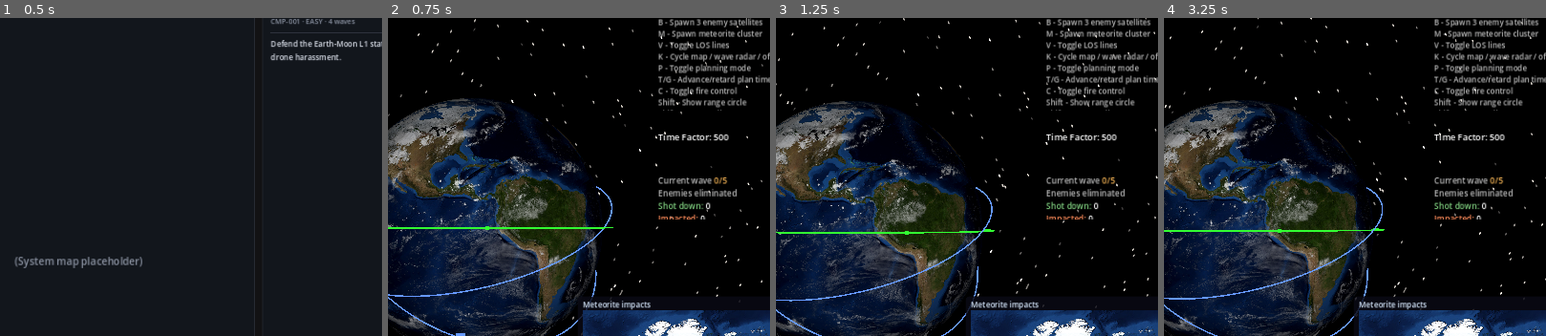
Above: before the commit, frames 1-4 (left to right).
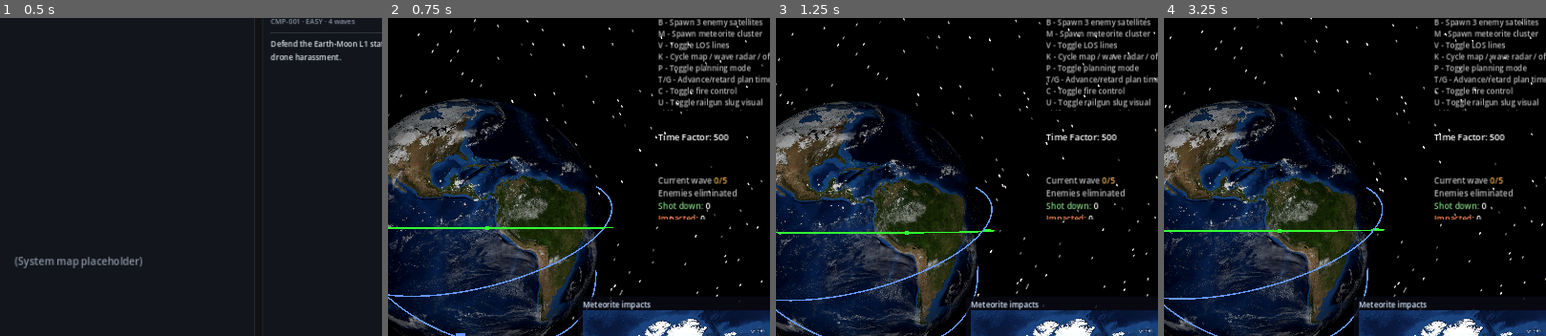
Above: after the commit, the same moments.

Repository: mellenburg/game
Game: Godot game, scene res://scenes/menu.tscn
The game is run twice, just before and just after one commit, with the same random seed, the same clock (stepped at 60 frames per second) and the same inputs.
Inputs (mouse positions are % of the whole screen's width and height, from its top left):
- Up to frame 1 (0.5 s): no input
- Up to frame 2 (0.75 s): click "LAUNCH ▶" at 0.5 s
- Up to frame 3 (1.25 s): no input
- Up to frame 4 (3.25 s): tap Enter (end_game) at 1.25 s; move the mouse to (55, 50) at 1.27 s; hold W (move_forward) 1.28-2 s; tap U (toggle_slug_render, bound only after the commit) at 1.35 s; click (55, 50) at 1.42 s; click "Acknowledge ▶" at 2 s; click "LAUNCH ▶" at 2.75 s
The pictures show only the part of the screen within x 38-88%, y 17-67%; the shares and areas given below are measured in that part.

Frame 1 is identical in both runs. In frame 2, 0.4% of the frame differs, in the area x 70-98%, y 25-30%; in frame 3, 0.4%; in frame 4, 0.4%.

Commit message:
Render railgun slugs as moving projectiles (toggleable)
Adds a SlugRenderer that draws each railgun shot as a tracer-style
streak traveling at the weapon's muzzle velocity (10 km/sim-sec)
from attacker → snapshot target along the launch ray. The streak
is a short cylinder shaded unshaded-additive so it reads bright
against space and has the camera-blur tracer look in motion.

Slug kinematics use sim time (not wall time), so the visual is
physics-honest: at default time_factor=500 a 500 km LEO engagement
reads as a quick flash (~100 ms wall), a 5 000 km cross-orbit shot
glides for ~1 s, and a 50 000 km cross-shell shot stretches into
a visible glide. The simulation already applied damage at fire-
time; the slug visual is purely cosmetic.

CombatController routes the visual: railguns go through SlugRenderer
when the operator has slug-render enabled (the default), or fall
back to BeamRenderer's instant beam when disabled. Lasers always
beam regardless. The user can flip the mode at runtime with `U`
("toggle railgun slug visual" — the keybind appears in the in-
game help). Toggling off clears any in-flight slugs so they don't
linger past the visual surface they live on.

Tests pin the kinematic helpers (traveled distance, arrival
predicate, muzzle-velocity-vs-RailgunWeapon parity) and the
empty-state lifecycle contract (active_slug_count, clear_all).

Diff:
--- a/godot/project.godot
+++ b/godot/project.godot
@@ -145,6 +145,10 @@
 "deadzone": 0.5,
 "events": [Object(InputEventKey,"resource_local_to_scene":false,"resource_name":"","device":-1,"window_id":0,"alt_press …(191 unchanged characters)…
 }
+toggle_slug_render={
+"deadzone": 0.5,
+"events": [Object(InputEventKey,"resource_local_to_scene":false,"resource_name":"","device":-1,"window_id":0,"alt_pressed":false,"shift_pressed":false,"ctrl_pressed":false,"meta_pressed":false,"pressed":false,"keycode":0,"physical_keycode":85,"key_label":0,"unicode":0,"location":0,"echo":false,"script":null)]
+}
 pause_game={
 "deadzone": 0.5,
 "events": [Object(InputEventKey,"resource_local_to_scene":false,"resource_name":"","device":-1,"window_id":0,"alt_press …(196 unchanged characters)…
--- a/godot/scenes/main.tscn
+++ b/godot/scenes/main.tscn
@@ -13,6 +13,7 @@
 [ext_resource type="Script" path="res://scripts/threat_alert.gd" id="11_threat_alert"]
 [ext_resource type="Script" path="res://scripts/pause_menu.gd" id="12_pause_menu"]
 [ext_resource type="Script" path="res://scripts/end_game_overlay.gd" id="13_end_game"]
+[ext_resource type="Script" path="res://scripts/slug_renderer.gd" id="14_slugs"]
 
 [sub_resource type="ShaderMaterial" id="ShaderMat_sky"]
 shader = ExtResource("7_sky")
@@ -59,6 +60,9 @@
 
 [node name="BeamRenderer" type="Node3D" parent="."]
 script = ExtResource("6_beams")
+
+[node name="SlugRenderer" type="Node3D" parent="."]
+script = ExtResource("14_slugs")
 
 [node name="RangeCircle" type="MeshInstance3D" parent="."]
 script = ExtResource("9_range_circle")
@@ -159,6 +163,7 @@
 P - Toggle planning mode
 T/G - Advance/retard plan time
 C - Toggle fire control
+U - Toggle railgun slug visual
 Shift - Show range circle
 Shift+Up/Dn - Adjust engage range
 Esc - Release mouse[/color][/font_size]"
--- a/godot/scripts/combat_controller.gd
+++ b/godot/scripts/combat_controller.gd
@@ -11,16 +11,46 @@
 
 const Satellite = preload("res://scripts/satellite.gd")
 const Weapon = preload("res://scripts/weapons/weapon.gd")
+const RailgunWeapon = preload("res://scripts/weapons/railgun_weapon.gd")
 const HUD = preload("res://scripts/hud.gd")
 const BeamRenderer = preload("res://scripts/beam_renderer.gd")
+const SlugRenderer = preload("res://scripts/slug_renderer.gd")
 
 var _hud: HUD = null
 var _beam_renderer: BeamRenderer = null
+var _slug_renderer: SlugRenderer = null
+# Operator-toggled (U): when true, railgun fires spawn moving slug
+# projectiles via SlugRenderer; when false, railguns route through
+# BeamRenderer like lasers do (the legacy instant-beam visual). Lasers
+# always go through BeamRenderer regardless of this flag.
+var _slug_render_enabled: bool = true
 
 
-func setup(hud: HUD, beam_renderer: BeamRenderer) -> void:
+func setup(
+	hud: HUD,
+	beam_renderer: BeamRenderer,
+	slug_renderer: SlugRenderer,
+) -> void:
 	_hud = hud
 	_beam_renderer = beam_renderer
+	_slug_renderer = slug_renderer
+
+
+## Operator toggle: route railgun fires through SlugRenderer (true) or
+## fall back to BeamRenderer (false). Dropping out of slug-mode
+## clears any in-flight slugs so they don't linger after the visual
+## surface is silenced; the inverse transition has nothing to clear
+## (BeamRenderer's lasers tick down on their own).
+func set_slug_render_enabled(enabled: bool) -> void:
+	if _slug_render_enabled == enabled:
+		return
+	_slug_render_enabled = enabled
+	if not enabled and _slug_renderer != null:
+		_slug_renderer.clear_all()
+
+
+func is_slug_render_enabled() -> bool:
+	return _slug_render_enabled
 
 
 # Charge each satellite's energy pool, then either fire each weapon
@@ -51,7 +81,13 @@
 				if target != null and w.fire(sat, target, sim_delta):
 					fired = true
 					_hud.register_hit(sat, target)
-					_beam_renderer.register_fire(sat, w_idx, target)
+					# Route the visual: railguns get the moving-slug
+					# treatment when the operator's enabled it,
+					# otherwise the legacy beam. Lasers always beam.
+					if w is RailgunWeapon and _slug_render_enabled:
+						_slug_renderer.register_fire(sat, target, sim_time)
+					else:
+						_beam_renderer.register_fire(sat, w_idx, target)
 			if not fired:
 				w.tick(sim_delta)
 
--- a/godot/scripts/earth_system.gd
+++ b/godot/scripts/earth_system.gd
@@ -15,6 +15,7 @@
 const OrbitCamera = preload("res://scripts/orbit_camera.gd")
 const EarthOrbit = preload("res://scripts/earth_orbit.gd")
 const BeamRenderer = preload("res://scripts/beam_renderer.gd")
+const SlugRenderer = preload("res://scripts/slug_renderer.gd")
 const ImpactTracker = preload("res://scripts/impact_tracker.gd")
 const ImpactMap = preload("res://scripts/impact_map.gd")
 const RadarMap = preload("res://scripts/radar_map.gd")
@@ -132,6 +133,7 @@
 @onready var satellite_container: Node3D = $Satellites as Node3D
 @onready var planning_container: Node3D = $PlanningSatellites as Node3D
 @onready var beam_renderer: BeamRenderer = $BeamRenderer as BeamRenderer
+@onready var slug_renderer: SlugRenderer = $SlugRenderer as SlugRenderer
 @onready var range_circle: RangeCircle = $RangeCircle as RangeCircle
 @onready var impact_map: ImpactMap = $CanvasLayer/HUD/ImpactMap as ImpactMap
 @onready var radar_map: RadarMap = $CanvasLayer/HUD/RadarMap as RadarMap
@@ -178,7 +180,7 @@
 
 	combat_controller = CombatController.new()
 	add_child(combat_controller)
-	combat_controller.setup(hud, beam_renderer)
+	combat_controller.setup(hud, beam_renderer, slug_renderer)
 
 	if radar_map != null:
 		radar_map.waves = spawn_director.meteorite_waves
@@ -405,6 +407,11 @@
 		else:
 			sat.advance_time(sim_delta)
 	combat_controller.process_combat(real_satellites, sim_time, sim_delta)
+	# Advance any in-flight railgun slugs on the same sim clock the
+	# combat tick just advanced — register_fire calls inside
+	# process_combat above stamp new slugs with this sim_time, so the
+	# tick() right after sees them at progress 0 (no missed frames).
+	slug_renderer.tick(sim_time)
 	_remove_dead_satellites()
 
 	if planning_mode:
@@ -698,6 +705,15 @@
 			_toggle_targeting_mode_on_selected()
 	if Input.is_action_just_pressed("toggle_railgun"):
 		_toggle_railgun_on_all()
+	if Input.is_action_just_pressed("toggle_slug_render"):
+		# Visual-only toggle — the simulation has already applied damage
+		# at fire-time. Off ⇒ railguns route through the laser-style
+		# beam visual (less busy when many guns are firing); On ⇒
+		# moving slug projectiles. CombatController owns the flag so
+		# the routing decision stays where the visuals are dispatched.
+		combat_controller.set_slug_render_enabled(
+			not combat_controller.is_slug_render_enabled()
+		)
 
 
 # Toggle fire-control mode on the active player satellite. Mutates
--- /dev/null
+++ b/godot/scripts/slug_renderer.gd
@@ -0,0 +1,269 @@
+class_name SlugRenderer
+extends Node3D
+## 3D railgun-slug visuals — a moving projectile, in contrast to the
+## BeamRenderer's instant attacker→target line. Spawned by
+## CombatController on a successful railgun fire when the operator has
+## slug-render enabled (toggle: `U`); when disabled the railgun routes
+## back to BeamRenderer so the visual matches the laser.
+##
+## Each slug travels in *sim time* at the weapon's muzzle velocity
+## (RailgunWeapon.MUZZLE_VELOCITY_M_S) — physics-honest motion, so a
+## 500 km LEO engagement at default time_factor=500 reads as a quick
+## tracer flash, while a 50 000 km cross-shell shot stretches into a
+## visible glide. The simulation has already applied damage at fire-
+## time; the slug visual is purely cosmetic.
+##
+## Lifecycle:
+##   - register_fire spawns a slug with origin / direction / distance
+##     captured at the moment of fire.
+##   - Each tick, advance the slug by (sim_time - fire_sim_time) ×
+##     muzzle velocity. Despawn once the slug has covered its launch
+##     distance (it would have arrived).
+##   - Attacker dying despawns its slugs immediately (the simulation
+##     side has no follow-up shots to render).
+##
+## A single CylinderMesh is shared across every slug; per-slug
+## StandardMaterial3D is allocated once at spawn so _process only
+## mutates transform + alpha (see CLAUDE.md "cache meshes and
+## materials").
+
+const Satellite = preload("res://scripts/satellite.gd")
+const RailgunWeapon = preload("res://scripts/weapons/railgun_weapon.gd")
+
+# Slug muzzle velocity in km / sim-second. Stored as a Satellite-frame
+# constant so the kinematic helpers below don't need to know about
+# RailgunWeapon's m/s convention. Equal to MUZZLE_VELOCITY_M_S × 1e-3.
+const MUZZLE_VELOCITY_KMS: float = RailgunWeapon.MUZZLE_VELOCITY_M_S * 1.0e-3
+
+# Visual: a short cylindrical streak whose leading edge is the slug's
+# current sim-time position. The trail length is in scene units
+# (1 unit = 1000 km), sized so even a fast tracer reads as a streak
+# rather than a point — at the camera's typical 38-unit orbit, 0.6
+# units spans ~25 px, comparable to a tracer round on a war film.
+const TRAIL_LENGTH_SCENE: float = 0.6
+const SLUG_RADIUS_SCENE: float = 0.04
+# Hot orange-yellow with a brighter core. The unshaded material reads
+# as self-luminous against dark space; against the lit Earth surface
+# it stands out by its saturation.
+const SLUG_COLOR := Color(1.0, 0.85, 0.45)
+# Wall-clock fade once the slug "arrives" at its target so the streak
+# doesn't snap off mid-screen. Short — the impact already flashed via
+# Satellite.flash_hit when fire() ran.
+const FADE_SECONDS: float = 0.08
+
+var _shared_mesh: CylinderMesh
+# key "<attacker_iid>:<seq>" → _Slug. seq increments per-attacker so
+# rapid back-to-back shots don't collide on the dictionary key.
+var _slugs: Dictionary = {}
+var _next_seq: int = 0
+# Latest sim-time the renderer was ticked with. Updated each
+# `_process_at_sim_time` call so register_fire can stamp new slugs
+# with the same clock the existing fleet runs on.
+var _sim_time: float = 0.0
+
+
+class _Slug:
+	var attacker_iid: int = 0
+	# ECI km — captured at fire time. The origin doesn't track the
+	# attacker because a slug has left the barrel: it carries on
+	# along its launch ray regardless of subsequent attacker motion.
+	var origin_eci: Vector3 = Vector3.ZERO
+	# Unit vector in ECI km. Same reason as origin — frozen at fire.
+	var direction_eci: Vector3 = Vector3.ZERO
+	# Total km the slug must cover to "arrive". Computed at fire time
+	# from the snapshot target position; the slug despawns once it
+	# has covered this distance.
+	var distance_km: float = 0.0
+	var fire_sim_time: float = 0.0
+	# Wall-clock instant at which the slug "arrived" (started fading).
+	# 0.0 until arrival; once non-zero the slug fades over FADE_SECONDS
+	# wall and then despawns.
+	var arrived_wall: float = 0.0
+	var inst: MeshInstance3D = null
+	var mat: StandardMaterial3D = null
+
+
+func _ready() -> void:
+	_shared_mesh = CylinderMesh.new()
+	# Unit cylinder: per-slug transform stretches Y to TRAIL_LENGTH and
+	# X/Z to SLUG_RADIUS. Same shared-mesh pattern as BeamRenderer.
+	_shared_mesh.height = 1.0
+	_shared_mesh.top_radius = 1.0
+	_shared_mesh.bottom_radius = 1.0
+	_shared_mesh.radial_segments = 8
+	_shared_mesh.rings = 1
+
+
+## Distance (km) the slug has traveled since fire, given the current
+## sim-clock reading. Pure helper for tests + the per-frame placement.
+## Negative gaps clamp to zero (paranoia — sim_time only advances).
+static func traveled_km(now_sim_time: float, fire_sim_time: float) -> float:
+	return maxf(0.0, (now_sim_time - fire_sim_time) * MUZZLE_VELOCITY_KMS)
+
+
+## Whether a slug fired at `fire_sim_time` over `distance_km` has
+## arrived at its target by `now_sim_time`. Used to gate the "stop
+## advancing, start fading" transition.
+static func has_arrived(
+	now_sim_time: float, fire_sim_time: float, distance_km: float,
+) -> bool:
+	return traveled_km(now_sim_time, fire_sim_time) >= distance_km
+
+
+## Spawn a slug from `attacker` aimed at `target`. CombatController
+## calls this when railgun fire() succeeded *and* slug-render is
+## enabled. Origin / direction / distance freeze at this instant —
+## the slug carries on along its launch ray regardless of subsequent
+## attacker motion, which is what a real kinetic projectile does.
+func register_fire(attacker: Satellite, target: Satellite, sim_time: float) -> void:
+	if attacker == null or target == null:
+		return
+	var origin: Vector3 = attacker.orbit.r
+	var to_target: Vector3 = target.orbit.r - origin
+	var distance: float = to_target.length()
+	if distance <= 0.0:
+		return
+	var slug := _Slug.new()
+	slug.attacker_iid = attacker.get_instance_id()
+	slug.origin_eci = origin
+	slug.direction_eci = to_target / distance
+	slug.distance_km = distance
+	slug.fire_sim_time = sim_time
+	slug.mat = _make_material()
+	slug.inst = _make_instance(slug.mat)
+	var key := "%d:%d" % [slug.attacker_iid, _next_seq]
+	_next_seq += 1
+	_slugs[key] = slug
+	# Place once on spawn so the first frame doesn't render a stale
+	# transform (the cylinder defaults to the origin until oriented).
+	_orient_slug(slug, 0.0, 1.0)
+
+
+## Advance every slug's position to `sim_time`. EarthSystem calls
+## this from _physics_process so slug motion uses the same clock the
+## simulation runs on — at high time_factor the slug whips across
+## visibly fast; at time_factor=1 it crawls at literal 10 km/s.
+func tick(sim_time: float) -> void:
+	_sim_time = sim_time
+	if _slugs.is_empty():
+		return
+	var now_wall := _wall_now()
+	var stale: Array[String] = []
+	for key: String in _slugs.keys():
+		var slug: _Slug = _slugs[key]
+		# Attacker freed / dead ⇒ no follow-up shots to render. Fading
+		# isn't worth tracking here because the kill flash on the
+		# attacker is the relevant feedback.
+		var attacker := instance_from_id(slug.attacker_iid) as Satellite
+		if attacker == null or not is_instance_valid(attacker) or not attacker.alive:
+			stale.append(key)
+			continue
+		var traveled := traveled_km(sim_time, slug.fire_sim_time)
+		var progress := clampf(traveled / slug.distance_km, 0.0, 1.0)
+		var alpha := 1.0
+		if traveled >= slug.distance_km:
+			# Arrived — start the fade. Stamp arrival wall-time once so
+			# subsequent frames use a stable reference for the fade ramp.
+			if slug.arrived_wall <= 0.0:
+				slug.arrived_wall = now_wall
+			var since_arrived := now_wall - slug.arrived_wall
+			if since_arrived >= FADE_SECONDS:
+				stale.append(key)
+				continue
+			alpha = 1.0 - (since_arrived / FADE_SECONDS)
+			progress = 1.0
+		_orient_slug(slug, progress, alpha)
+	for key: String in stale:
+		_despawn(key)
+
+
+## Currently-active slug count. Test affordance — the visual side
+## is hard to assert in headless runs, but the lifecycle bookkeeping
+## isn't.
+func active_slug_count() -> int:
+	return _slugs.size()
+
+
+## Drop every slug. Called when the operator toggles slug-render
+## off, so a magazine-empty trail of slugs doesn't linger on a
+## disabled visual surface. Safe to call when empty.
+func clear_all() -> void:
+	for key: String in _slugs.keys():
+		_despawn(key)
+	_slugs.clear()
+
+
+func _make_material() -> StandardMaterial3D:
+	var mat := StandardMaterial3D.new()
+	mat.shading_mode = BaseMaterial3D.SHADING_MODE_UNSHADED
+	mat.albedo_color = SLUG_COLOR
+	mat.transparency = BaseMaterial3D.TRANSPARENCY_ALPHA
+	mat.blend_mode = BaseMaterial3D.BLEND_MODE_ADD
+	mat.cull_mode = BaseMaterial3D.CULL_DISABLED
+	# Don't write depth so overlapping slugs don't fight each other.
+	# Depth-test still applies, so Earth still occludes a slug behind
+	# the planet.
+	mat.depth_draw_mode = BaseMaterial3D.DEPTH_DRAW_DISABLED
+	return mat
+
+
+func _make_instance(mat: StandardMaterial3D) -> MeshInstance3D:
+	var inst := MeshInstance3D.new()
+	inst.mesh = _shared_mesh
+	inst.material_override = mat
+	inst.cast_shadow = GeometryInstance3D.SHADOW_CASTING_SETTING_OFF
+	add_child(inst)
+	return inst
+
+
+func _orient_slug(slug: _Slug, progress: float, alpha: float) -> void:
+	# Leading edge: where the slug currently is. The trail extends
+	# TRAIL_LENGTH_SCENE units behind the lead along the launch ray.
+	# Both ends are drawn even when the trail would clip behind the
+	# origin (early frames) — visually the streak just grows out of
+	# the muzzle, which reads as a launch flash.
+	var lead_eci: Vector3 = slug.origin_eci + slug.direction_eci * (
+		progress * slug.distance_km
+	)
+	var lead := lead_eci * Satellite.SCENE_SCALE
+	var tail := lead - slug.direction_eci * TRAIL_LENGTH_SCENE
+	var center := (lead + tail) * 0.5
+	var dir := lead - tail
+	var length := dir.length()
+	if length < 1.0e-6:
+		slug.inst.visible = false
+		return
+	slug.inst.visible = true
+	# CylinderMesh is local-Y aligned; same transform pattern as
+	# BeamRenderer._orient_beam — build a basis whose Y column is the
+	# slug direction, then stretch each axis by the desired scale.
+	var y_axis := dir / length
+	var ref_axis: Vector3 = (
+		Vector3.UP if absf(y_axis.dot(Vector3.UP)) < 0.99 else Vector3.RIGHT
+	)
+	var x_axis := ref_axis.cross(y_axis).normalized()
+	var z_axis := x_axis.cross(y_axis).normalized()
+	slug.inst.transform = Transform3D(
+		Basis(
+			x_axis * SLUG_RADIUS_SCENE,
+			y_axis * length,
+			z_axis * SLUG_RADIUS_SCENE,
+		),
+		center,
+	)
+	var c := SLUG_COLOR
+	c.a = alpha
+	slug.mat.albedo_color = c
+
+
+func _despawn(key: String) -> void:
+	var slug: _Slug = _slugs.get(key)
+	if slug == null:
+		return
+	if slug.inst != null:
+		slug.inst.queue_free()
+	_slugs.erase(key)
+
+
+func _wall_now() -> float:
+	return Time.get_ticks_msec() / 1000.0
--- /dev/null
+++ b/godot/tests/test_slug_renderer.gd
@@ -0,0 +1,67 @@
+extends "res://tests/framework.gd"
+## SlugRenderer kinematics. The visual side (cylinder transforms,
+## materials) isn't testable headlessly, but the sim-time → distance
+## math and the arrival predicate that drives despawn are pure
+## helpers, so pin them here. Constants line up with the design:
+## 10 km/sim-sec muzzle velocity ⇒ 10 km of travel per simulated
+## second of elapsed time.
+
+const SlugRenderer = preload("res://scripts/slug_renderer.gd")
+const RailgunWeapon = preload("res://scripts/weapons/railgun_weapon.gd")
+
+
+func test_muzzle_velocity_constant_matches_railgun() -> void:
+	# SlugRenderer caches muzzle velocity in km / sim-sec for the
+	# kinematic helpers; RailgunWeapon stores it in m/s for the
+	# physics chain. Pin the conversion so a future tweak to either
+	# constant doesn't desync the visual from the simulation.
+	assert_close(
+		SlugRenderer.MUZZLE_VELOCITY_KMS,
+		RailgunWeapon.MUZZLE_VELOCITY_M_S * 1.0e-3,
+	)
+
+
+func test_traveled_km_at_t_zero() -> void:
+	# Fired right now ⇒ zero progress. No timer drift, no negative
+	# distances on the first frame.
+	assert_close(SlugRenderer.traveled_km(10.0, 10.0), 0.0)
+
+
+func test_traveled_km_scales_linearly_with_elapsed_sim_time() -> void:
+	# 1 sim-sec at 10 km/s ⇒ 10 km. 50 sim-sec ⇒ 500 km. Linear
+	# scaling is the whole contract; pin the slope.
+	assert_close(SlugRenderer.traveled_km(11.0, 10.0), 10.0)
+	assert_close(SlugRenderer.traveled_km(60.0, 10.0), 500.0)
+
+
+func test_traveled_km_clamps_to_zero_for_negative_gap() -> void:
+	# Sim time only advances, but defensive zero-floor here means a
+	# stale cache reading (or a paused-sim register_fire ordering quirk)
+	# never produces a negative distance — which would invert the
+	# slug's direction and ship it off into space.
+	assert_close(SlugRenderer.traveled_km(5.0, 10.0), 0.0)
+
+
+func test_has_arrived_pre_and_post_arrival() -> void:
+	# Default-shot geometry: 5000 km gap (typical inter-LEO sat
+	# spacing). At 10 km/sim-sec ⇒ 500 sim-sec to arrive. Verify the
+	# predicate flips at the boundary, not before.
+	var fire_t := 0.0
+	var distance := 5000.0
+	assert_false(SlugRenderer.has_arrived(499.0, fire_t, distance))
+	assert_true(SlugRenderer.has_arrived(500.0, fire_t, distance))
+	assert_true(SlugRenderer.has_arrived(10000.0, fire_t, distance))
+
+
+func test_register_and_clear_lifecycle() -> void:
+	# Rendering side requires a SceneTree, so don't add the renderer
+	# to one — instead exercise just the bookkeeping API
+	# (active_slug_count + clear_all). register_fire requires real
+	# Satellite objects (it reads orbit.r through the typed param);
+	# building those is heavier than the value here, so this test
+	# stops at the empty-state contract: a fresh renderer reports
+	# zero active slugs, and clear_all on empty is a safe no-op.
+	var sr := SlugRenderer.new()
+	assert_eq(sr.active_slug_count(), 0)
+	sr.clear_all()
+	assert_eq(sr.active_slug_count(), 0)
Not shown: 1 places in godot/scenes/main.tscn that only renumber resources
